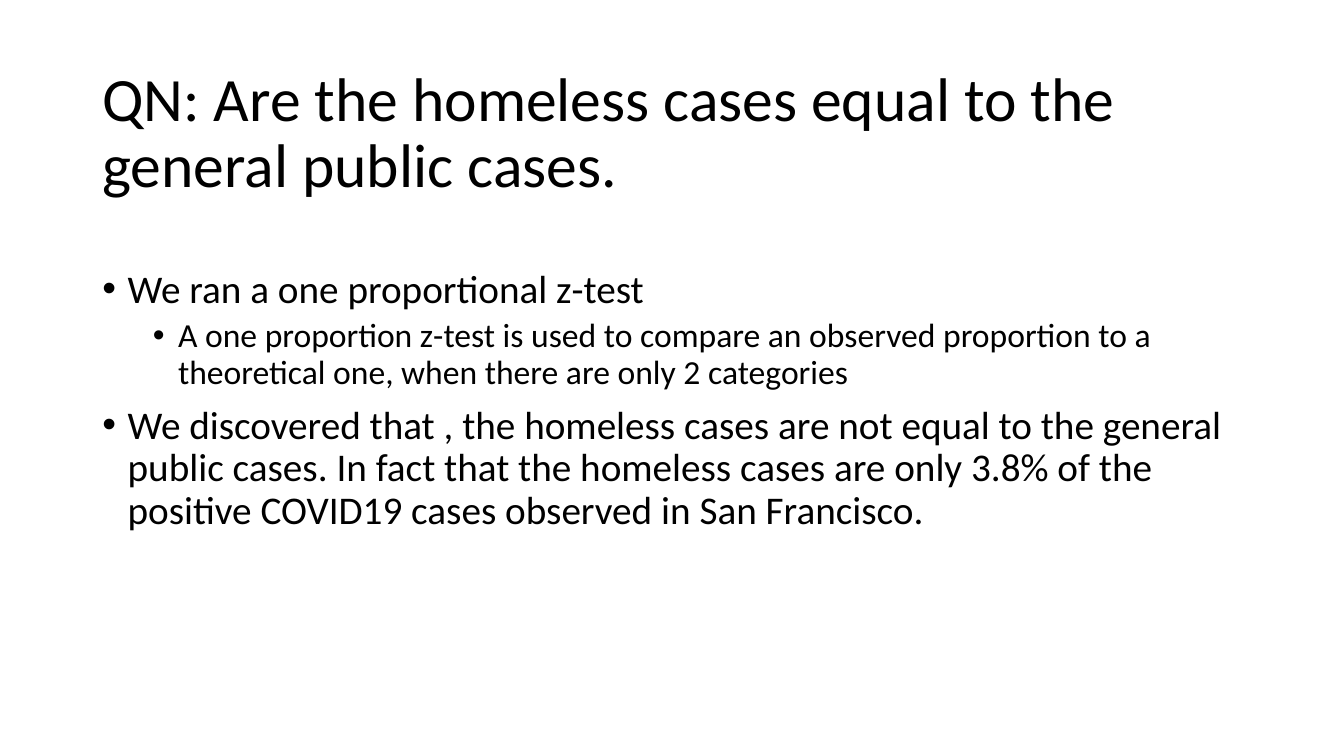
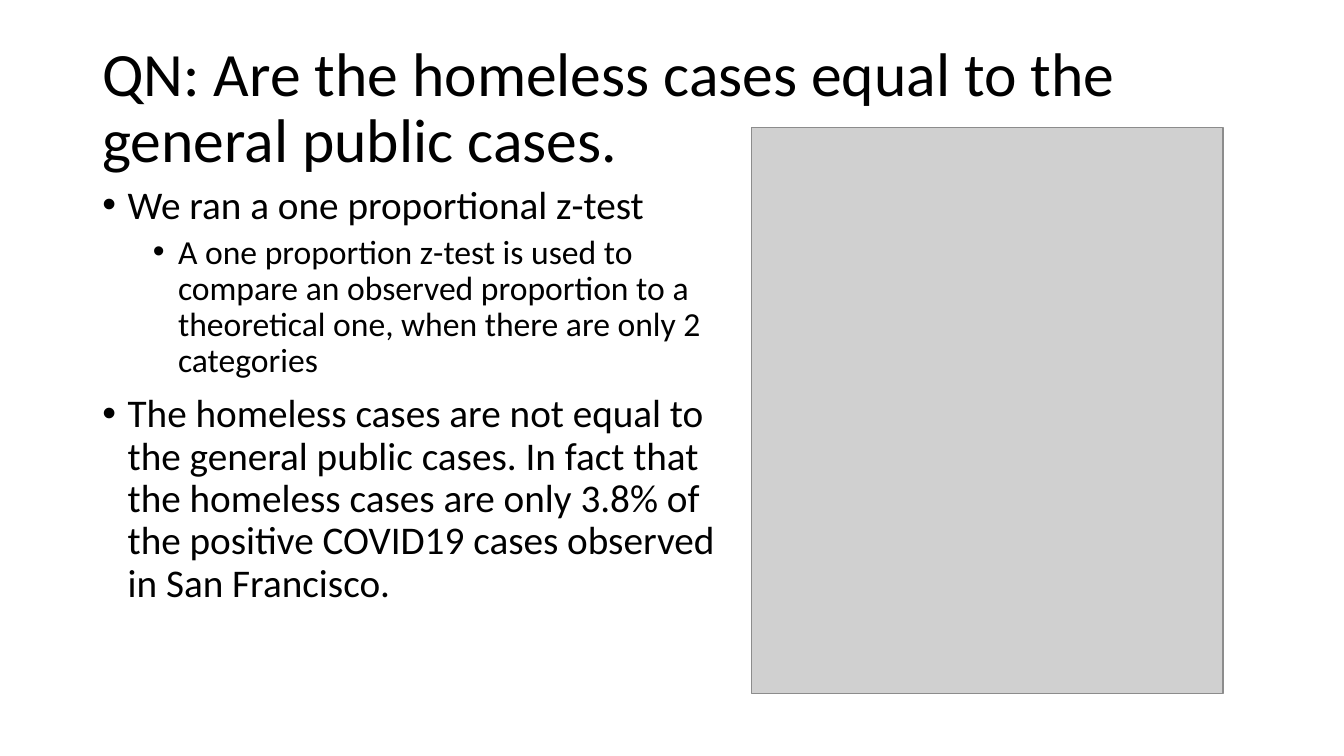
Before and after one commit to engmarkrezk/DFT_FinalProject, a slide deck: slide 12 of RecoverdDFTppt.pptx. Drawn at 1344x756 pixels with LibreOffice and Linux fonts; fonts in the diff are those of the drawing; grey boxes stand for pictures. Boxes give left, top, right and bottom in pixels: in the first picture for what was removed or moved away, otherwise in the second. Text is boxed around its words. In the diff, an @@ line names an element or a change of style, - is before the commit and + after.

Commit message:
more edits

```diff
--- a/RecoverdDFTppt.pptx
+++ b/RecoverdDFTppt.pptx
@@ title "QN: Are the homeless cases ...": place and size @@
-title "QN: Are the homeless cases ..." at [102, 78, 1115, 198]
+title "QN: Are the homeless cases ..." at [102, 53, 1115, 173]
@@ picture added at [752, 127, 1223, 693] @@
@@ text "We ran a one proportional ...": place and size @@
-text "We ran a one proportional ..." at [128, 275, 1221, 531]
+text "We ran a one proportional ..." at [128, 191, 714, 598]
@@ text at [128, 399, 714, 598]: text changed @@
-• We discovered that , the homeless cases are not equal to the general public cases. In fact that the homeless cases are only 3.8% of the positive COVID19 cases observed in San Francisco.
+• The homeless cases are not equal to the general public cases. In fact that the homeless cases are only 3.8% of the positive COVID19 cases observed in San Francisco.
```
Also in this commit, not shown: 1 other slide changed.
